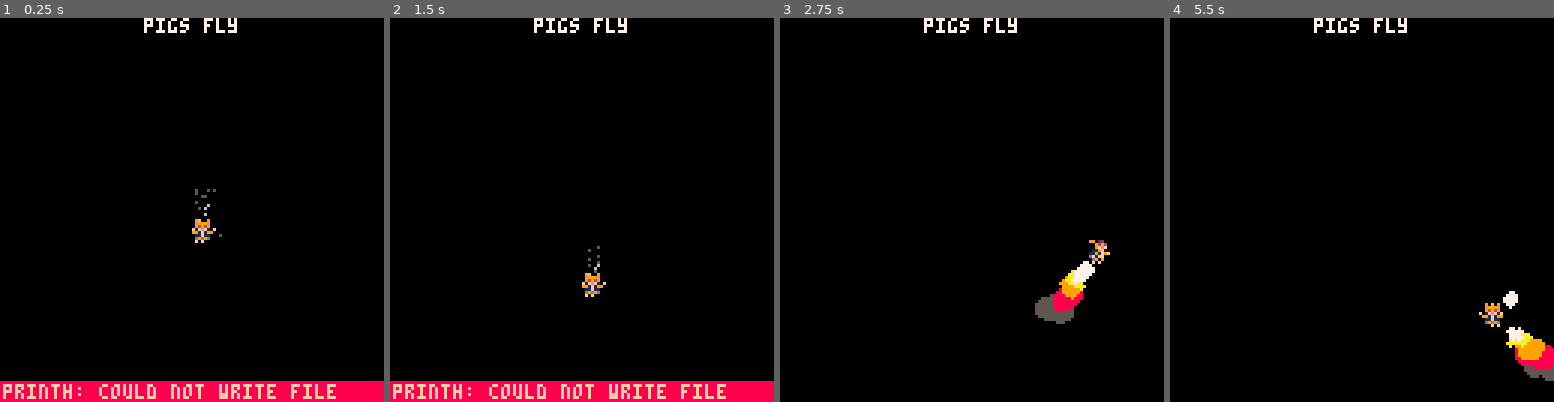
Above: before the commit, frames 1-4 (left to right).
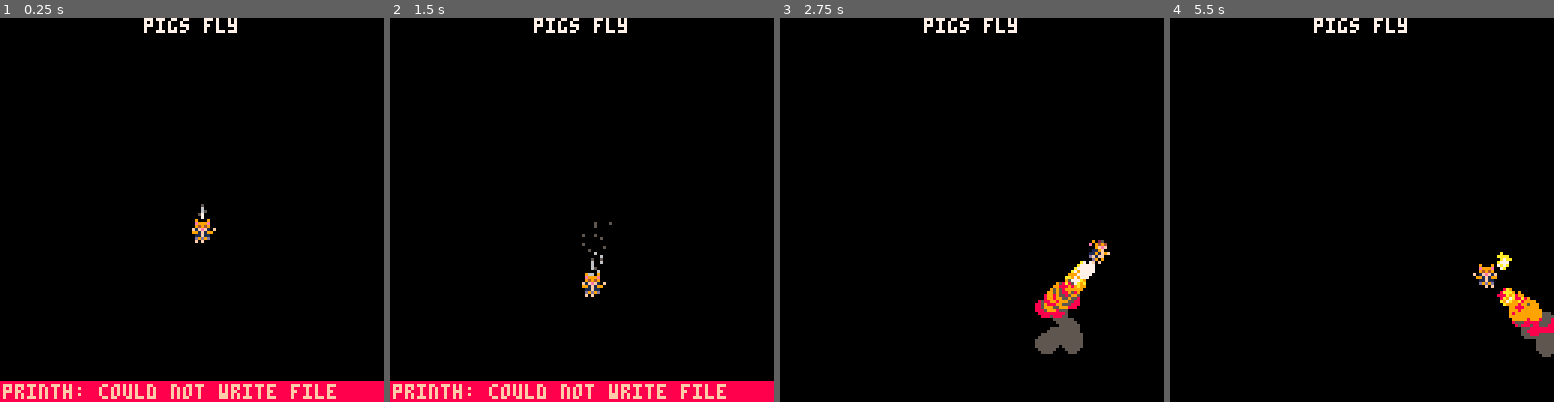
Above: after the commit, the same moments.

Repository: eric-j-owen/pigs-fly
Game: PICO-8 cartridge pigs-fly.p8
Same seed, same stepped clock (60 frames per second), same inputs: the game is played once before the commit and once after it.
Inputs:
- Up to frame 1 (0.25 s): no input
- Up to frame 2 (1.5 s): tap X (X key) at 0.33, 1.07 s; tap O (Z key) at 0.7 s
- Up to frame 3 (2.75 s): hold Right 1.6-2.1 s; tap O (Z key) at 1.7, 2.1, 2.5 s; tap X (X key) at 1.85 s; hold Up 2.15-2.42 s; hold Right from 2.47 s (still down)
- Up to frame 4 (5.5 s): tap O (Z key) every 0.4 s from 2.9 to 5.3 s; tap X (X key) at 2.97, 4.08, 5.2 s; release Right at 3.03 s; hold Left 3.08-3.58 s; hold Down 3.63-3.97 s; hold Right 4.02-4.68 s; hold Up 4.73-5.03 s; hold Left from 5.08 s (still down)

The runs differ from the first frame. In frame 1, 0.1% of the frame differs, in the area x 50-58%, y 44-58%; in frame 2, 0.2%; in frame 3, 1.6%; in frame 4, 2.8%, in the area x 78-100%, y 60-95%.

Commit message:
refactor of effects creation

Diff:
--- a/pigs-fly.p8
+++ b/pigs-fly.p8
@@ -4,13 +4,13 @@
 #include src/main.lua
 #include src/utils.lua
 #include src/consts.lua
-#include src/state.lua
+#include src/game/state.lua
+#include src/game/levels.lua
 #include src/characters/entity.lua
 #include src/characters/player.lua
 #include src/characters/enemy.lua
 #include src/effects/particle.lua
-#include src/effects/partfx.lua
-#include src/effects/fx.lua
+#include src/effects/fxsys.lua
 
 
 
@@ -110,3 +110,20 @@
 
 
 
+__map__
+4444444444444444444444444400444400000000000000000000000000000000000000000000000000000000000000000000000000000000000000000000000000000000000000000000000000000000000000000000000000000000000000000000000000000000000000000000000000000000000000000000000000000000
+4444444444444444444444444444444400000000000000000000000000000000000000000000000000000000000000000000000000000000000000000000000000000000000000000000000000000000000000000000000000000000000000000000000000000000000000000000000000000000000000000000000000000000
+4444444443444444440000444444444400000000000000000000000000000000000000000000000000000000000000000000000000000000000000000000000000000000000000000000000000000000000000000000000000000000000000000000000000000000000000000000000000000000000000000000000000000000
+4444444444444444444444444444444400000000000000000000000000000000000000000000000000000000000000000000000000000000000000000000000000000000000000000000000000000000000000000000000000000000000000000000000000000000000000000000000000000000000000000000000000000000
+4444444444444544444444444444444400000000000000000000000000000000000000000000000000000000000000000000000000000000000000000000000000000000000000000000000000000000000000000000000000000000000000000000000000000000000000000000000000000000000000000000000000000000
+4444004444444444444444444344444400000000000000000000000000000000000000000000000000000000000000000000000000000000000000000000000000000000000000000000000000000000000000000000000000000000000000000000000000000000000000000000000000000000000000000000000000000000
+4444444444444444444444444444444400000000000000000000000000000000000000000000000000000000000000000000000000000000000000000000000000000000000000000000000000000000000000000000000000000000000000000000000000000000000000000000000000000000000000000000000000000000
+4444444444434444444444444444454400000000000000000000000000000000000000000000000000000000000000000000000000000000000000000000000000000000000000000000000000000000000000000000000000000000000000000000000000000000000000000000000000000000000000000000000000000000
+4444444444444444440055444444444400000000000000000000000000000000000000000000000000000000000000000000000000000000000000000000000000000000000000000000000000000000000000000000000000000000000000000000000000000000000000000000000000000000000000000000000000000000
+0059594444446263444455556263444400000000000000000000000000000000000000000000000000000000000000000000000000000000000000000000000000000000000000000000000000000000000000000000000000000000000000000000000000000000000000000000000000000000000000000000000000000000
+4242425050427273504242427273504200000000000000000000000000000000000000000000000000000000000000000000000000000000000000000000000000000000000000000000000000000000000000000000000000000000000000000000000000000000000000000000000000000000000000000000000000000000
+6060606060606060606060606060606000000000000000000000000000000000000000000000000000000000000000000000000000000000000000000000000000000000000000000000000000000000000000000000000000000000000000000000000000000000000000000000000000000000000000000000000000000000
+5151515151515152515141515151515100000000000000000000000000000000000000000000000000000000000000000000000000000000000000000000000000000000000000000000000000000000000000000000000000000000000000000000000000000000000000000000000000000000000000000000000000000000
+4040414040404040404040404052404000000000000000000000000000000000000000000000000000000000000000000000000000000000000000000000000000000000000000000000000000000000000000000000000000000000000000000000000000000000000000000000000000000000000000000000000000000000
+7171717171717171717171717171717100000000000000000000000000000000000000000000000000000000000000000000000000000000000000000000000000000000000000000000000000000000000000000000000000000000000000000000000000000000000000000000000000000000000000000000000000000000
+7070707070707070707070707070707000000000000000000000000000000000000000000000000000000000000000000000000000000000000000000000000000000000000000000000000000000000000000000000000000000000000000000000000000000000000000000000000000000000000000000000000000000000
--- a/src/characters/player.lua
+++ b/src/characters/player.lua
@@ -10,7 +10,7 @@
 p1 = Entity:new({
     x      = 64,
     y      = 64,
-    spr    = SPR_IDL,
+    spr    = nil,
     acc    = 1,
     max_dx = .75,
     max_dy = .75,
@@ -19,12 +19,21 @@
 function p1:update()
     local s = self
 
+    --boundries
+    map = {
+        btm = 105,
+        top = 10,
+        left = 0,
+        right = 120
+    }
+
     --directions
     local up = btn(BTN.UP)
     local down = btn(BTN.DOWN)
     local left = btn(BTN.LEFT)
     local right = btn(BTN.RIGHT)
-    local isFalling = s.dy > 0 and not down
+
+    local isFalling = s.dy > 0 and not down and s.y < map.btm
 
     s.dy += s.g --gravity
     s.dx *= s.f --friction
@@ -33,7 +42,6 @@
     if up then
         s.dy -= s.acc
         s.spr = SPR_UP
-
     end
 
     if down then
@@ -53,29 +61,25 @@
     end
 
     --spawn jet fx
-    local thrust_clrs = {7,10,9,8,5}
-    local idle_clrs = {6,5,5,5}
-    local die = 15+rnd(7)
+
+    --offsets for adjusting effect origin based on player direction
     local off_y = s.dy < 0 and 8 or 0
     local off_x = s.dx < 0 and 8 or 0
-    local r = 1
-    --flip direction based on y direction
-    local dy = .5
-    if s.dy > 0 then dy *= -1 end
 
-    -- spawn_parts(eff,x,y,r, c_tbl, die, dx,dy,grav,grow,shrink)
-    if isFalling then
-        Fx:spawn_parts(Fx.jet_idle, p1.x+4,p1.y,.5, idle_clrs,5+rnd(20), rnd(.5)-.25,dy)
-    elseif left then
-        Fx:spawn_parts(Fx.jet_thrust, p1.x+off_x,p1.y+off_y,r,thrust_clrs,die, rnd(.5)-.25,dy,false,true)
+    -- --flip direction of effect based on player y direction
+    local dir_y = .5
+    if s.dy > 0 then dir_y *= -1 end
+
+    if isFalling or s.y == map.btm then
+        fx_sys.spawn("jet_idle", {x = s.x+4, y = s.y+4})
+    elseif left and not isFalling then
+        fx_sys.spawn("jet_thrust", {x = s.x + off_x, y = s.y + off_y, dy = dir_y})
     elseif right then
-        Fx:spawn_parts(Fx.jet_thrust, p1.x+off_x,p1.y+off_y,r,thrust_clrs,die, rnd(.5)-.25,dy,false,true)
+        fx_sys.spawn("jet_thrust", {x = s.x, y = s.y + off_y, dy = dir_y})
     elseif up then
-        Fx:spawn_parts(Fx.jet_thrust, p1.x+3,p1.y+10,r,thrust_clrs,die, rnd(.5)-.25,dy,false,true)
+        fx_sys.spawn("jet_thrust", {x = s.x + 3.5, y = s.y + 10, dy = dir_y})
     elseif down then
-        Fx:spawn_parts(Fx.jet_thrust, p1.x+3,p1.y-4,r,thrust_clrs,die, rnd(.5)-.25,dy,false,true)
-    else
-        Fx:spawn_parts(Fx.jet_idle, p1.x+4,p1.y+4,.5, idle_clrs,5+rnd(20), rnd(1)-.5,.2)
+        fx_sys.spawn("jet_thrust", {x = s.x + 3.5, y = s.y - 4, dy = dir_y})
     end
 
 
@@ -89,7 +93,7 @@
     end
 
     -- falling sprite
-    if isFalling then
+    if isFalling or s.y >= map.btm then
         s.spr = SPR_FALL
     end
 
@@ -99,25 +103,19 @@
         s.dy = mid(-s.max_dy, s.dy, s.max_dy)        --general y axis speed clamp
     elseif isFalling then
         s.dy = mid(-s.max_dy, s.dy, s.max_dy - 0.5)  --speed when floating down
-    elseif down then                                 --speed when jet pack down
+    elseif down then                                 --speed when jet pack thrust down
          s.dy = mid(-s.max_dy, s.dy, s.max_dy + .3)
     end
-
 
     --apply movement to coordinates
     s.x += s.dx
     s.y += s.dy
 
-
     --screen collisions
-    if s.y > 120 then
-        s.y = 120
-        s.dy = 0
-        s.spr = SPR_IDL
-    end
-    if s.y < 0 then s.y = 0 end
-    if s.x > 122 then s.x = 122 end
-    if s.x < 0  then s.x = 0 end
+    if s.y > map.btm then s.y = map.btm s.dy = 0 end
+    if s.y < map.top then s.y = map.top end
+    if s.x > map.right then s.x = map.right end
+    if s.x < map.left  then s.x = map.left end
 end
 
 function p1:draw()
--- a/src/effects/fx.lua
+++ /dev/null
@@ -1,40 +0,0 @@
-Fx = {
-    jet_thrust = nil,
-    jet_idle   = nil
-}
-
-function Fx:init()
-    self.jet_thrust = PartEffect:new({ amt = 10, spread = 3})
-    self.jet_idle   = PartEffect:new({ amt = 1, spread = 4})
-end
-
-function Fx:update()
-    if self.jet_thrust then
-        self.jet_thrust:update()
-    end
-end
-
-function Fx:draw()
-    if self.jet_thrust then
-        self.jet_thrust:draw()
-    end
-end
-
-function Fx:spawn_parts(eff,x,y,r, c_tbl, die, dx,dy,grav,grow,shrink)
-    local s = self
-    for i=1,eff.amt do
-        eff:add_p({
-            x      = x + rnd(eff.spread) - eff.spread / 2,
-            y      = y + rnd(eff.spread) - eff.spread / 2,
-            r      = r or 0,
-            c_tbl  = c_tbl or {},
-            t      = 0,
-            die    = die or 0,
-            dx     = dx or 0,
-            dy     = dy or 0,
-            grav   = grav or false,
-            grow   = grow or false,
-            shrink = shrink or false,
-        })
-    end
-end
--- /dev/null
+++ b/src/effects/fxsys.lua
@@ -0,0 +1,79 @@
+fx_sys = {
+    parts = {},
+    fx = {
+        jet_thrust = {
+            amt     =10,
+            sprd    =3,
+            c       = 7,
+            c_tbl   = {7,10,9,8,5},
+            dy      = .5,
+            grow    = true,
+        },
+
+        jet_idle = {
+            amt     = 1,
+            sprd    = 1,
+            c       = 7,
+            c_tbl   = {7,6,5,5},
+            dy      = -.35,
+        },
+    }
+}
+
+
+function fx_sys.spawn(name,args)
+    local eff = fx_sys.fx[name]
+    if not eff then return end
+
+    --include any args passed into object
+    local a = {}
+    for k,v in pairs(eff) do a[k] = v end
+    for k,v in pairs(args) do a[k] = v end
+
+    --create particles
+    for i=1,a.amt do
+        if name == "jet_thrust" then
+            a.dx = rnd(.5)-.25
+            a.die = 5+rnd(20)
+        end
+
+        if name == "jet_idle" then
+            a.dx = (rnd(4)-2) * .08
+            a.die = rnd(30) + 10
+        end
+
+
+        local p = Particle:new({
+            x      = a.x + rnd(a.sprd) - a.sprd / 2,
+            y      = a.y + rnd(a.sprd) - a.sprd / 2,
+            r      = a.r or 1,       --radius
+            c      = a.c or 7,       --color
+            c_tbl  = a.c_tbl or {},  --list of colors
+            t      = 0,              --frame counter
+            die    = a.die or 0,
+            dx     = a.dx or 0,
+            dy     = a.dy or 0,
+            grav   = a.grav or false,
+            grow   = a.grow or false,
+            shrink = a.shrink or false,
+        })
+
+        add(fx_sys.parts, p )
+    end
+end
+
+
+function fx_sys.update()
+    for p in all(fx_sys.parts) do
+        p:update()
+        if p.t > p.die then
+            del(fx_sys.parts, p)
+        end
+    end
+end
+
+function fx_sys.draw()
+   for p in all(fx_sys.parts) do
+        p:draw()
+   end
+end
--- a/src/effects/partfx.lua
+++ /dev/null
@@ -1,33 +0,0 @@
-PartEffect = {
-    parts = {},
-    amt     = 1,    --particle amount
-    spread  = 1,
-    sfx     = nil   --sound fx
-}
-
-function PartEffect:new(o)
-    local o = o or {}
-    setmetatable(o, { __index = self })
-    return o
-end
-
-function PartEffect:add_p(params)
-    local p = Particle:new(params or {})
-
-    add(self.parts, p)
-end
-
-function PartEffect:update()
-    for p in all(self.parts) do
-        p:update()
-
-        if p.t > p.die then del(self.parts, p) end
-
-    end
-end
-
-function PartEffect:draw()
-    for p in all(self.parts) do
-        p:draw()
-    end
-end
--- a/src/effects/particle.lua
+++ b/src/effects/particle.lua
@@ -1,17 +1,4 @@
-Particle = {
-    x      = 64,
-    y      = 64,
-    r      = 1,      --radius
-    c      = 7,      --color
-    c_tbl  = {},     --list of colors
-    t      = 0,      --frame counter
-    die    = 60,     --life limit in frames
-    dx     = 0,      --change in x
-    dy     = 0,      --change in y
-    grav   = false,  --gravity
-    grow   = false,  --particle size grows
-    shrink = false,  --particle size shrinks
-}
+Particle = {}
 
 function Particle:new(o)
     o = o or {}
@@ -33,8 +20,6 @@
     else   s.c = s.c_tbl[5]
     end
 
-
-
     --physics
     if s.grav then s.dy += .5 end
     if s.grow then s.r += .1 end
--- /dev/null
+++ b/src/game/levels.lua
@@ -0,0 +1,33 @@
+levels = {
+    --map data
+    --enemy data
+    --win condition
+    --transition
+}
+
+levels[1] = {
+    map_x = 0,
+    max_spd = 1,
+
+    inc_x = function(self)
+        self.map_x -= self.max_spd
+        if self.map_x < -127 then self.map_x = 0 end
+    end,
+
+    draw = function(self)
+        cls(13)
+        circfill(24,82,8,9)
+
+        --map scrolling logic
+        map(0,0,self.map_x,0,16,16)
+        map(0,0,128+self.map_x,0,16,16)
+    end
+
+    --spawn enemies
+    --how to win
+    --transition to next level
+
+}
+
+levels[2] = {}
+levels[3] = {}
--- /dev/null
+++ b/src/game/state.lua
@@ -0,0 +1,41 @@
+local curr_state = nil
+local lvl_data = nil
+local curr_lvl = nil
+
+
+
+local function main_init()
+end
+
+local function main_update()
+    p1:update()
+    fx_sys:update()
+end
+
+local function main_draw()
+    cls(0)
+    fx_sys:draw()
+    p1:draw()
+
+    rectfill(0,0,127,9,0)
+    cprnt('pigs fly', 0)
+end
+
+
+
+function get_state()
+    return curr_state
+end
+
+function set_state(new_state)
+    curr_state = new_state
+    if new_state == GAME.MAIN then main_init() end
+end
+
+function game_update()
+    if curr_state == GAME.MAIN then main_update() end
+end
+
+function game_draw()
+    if curr_state == GAME.MAIN then main_draw() end
+end
--- a/src/main.lua
+++ b/src/main.lua
@@ -1,7 +1,6 @@
 function _init()
     log('clear', true)
-
-    Fx:init()
+    set_state(GAME.MAIN)
 end
 
 function _update60()
--- a/src/state.lua
+++ /dev/null
@@ -1,33 +0,0 @@
-local curr = GAME.MAIN
-
-function get_state()
-    return curr
-end
-
-function set_state(new)
-    curr = new
-end
-
-
-local function update_main()
-    p1:update()
-    Fx:update()
-
-end
-
-local function draw_main()
-    cls(0)
-    cprnt('pigs fly', 0)
-
-    Fx:draw()
-    p1:draw()
-
-end
-
-function game_update()
-    if curr == GAME.MAIN then update_main() end
-end
-
-function game_draw()
-    if curr == GAME.MAIN then draw_main() end
-end
Not shown, changed: 54 lines of the sprite sheet (__gfx__) section of pigs-fly.p8
